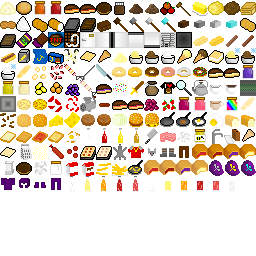
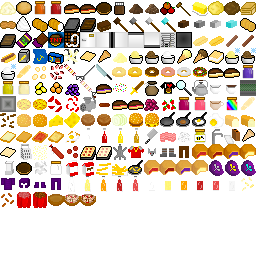
Before/after of a 256 x 256 layered artwork. What changed in the layer stack:
added layer "Pasted Layer #209" above "Pasted Layer #208" over [80, 194, 96, 206]
added layer "Pasted Layer #208" above "Pasted Layer #207" over [64, 194, 80, 206]
added layer "Pasted Layer #207" above "Pasted Layer #206" over [48, 194, 64, 206]
added layer "Pasted Layer #206" above "Pasted Layer #205" over [32, 192, 48, 208]
added layer "Pasted Layer #205" above "Pasted Layer #204" over [16, 192, 32, 208]
added layer "Pasted Layer #204" above "Pasted Layer #203" over [1, 193, 14, 207]
added layer "Pasted Layer #203" above "Pasted Layer #202" over [241, 177, 254, 191]
